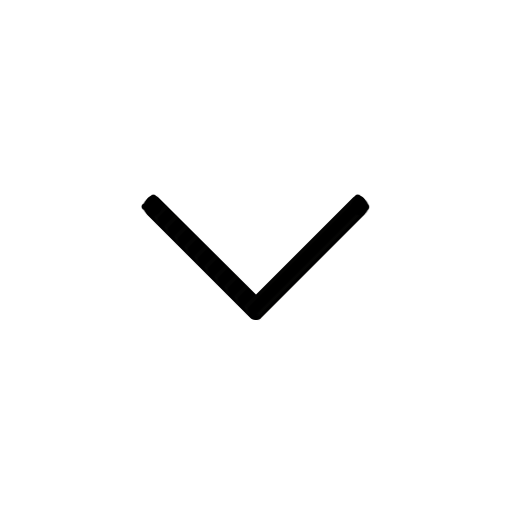
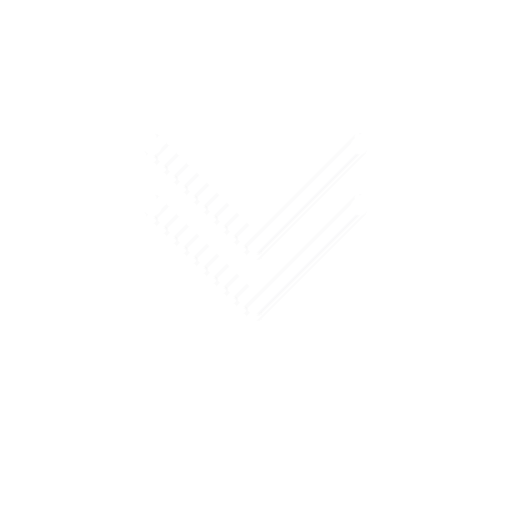
Revision of a layered 512 × 512 image; what changed, layer by layer:
added group "Arrow 2" with 4 layers above "Arrow 1" over [141, 133, 370, 260]
added layer "Layer 1" (1st of 2, in "Arrow 2") in group "Arrow 2" over [145, 133, 366, 156]
added layer "Layer 0 copy 2" (1st of 2, in "Arrow 2") in group "Arrow 2" over [144, 133, 367, 253]
added layer "Layer 0 copy" (1st of 2, in "Arrow 2") in group "Arrow 2" over [144, 135, 367, 255]
added layer "Layer 0" (1st of 2, in "Arrow 2") in group "Arrow 2" over [144, 140, 367, 260]
added group "Arrow 1" with 4 layers over [141, 194, 370, 321]
moved "Layer 1" (2nd of 2, in "Arrow 1") into group "Arrow 1" over [141, 194, 370, 217]
moved "Layer 0 copy 2" (2nd of 2, in "Arrow 1") into group "Arrow 1" over [144, 194, 367, 314]
moved "Layer 0 copy" (2nd of 2, in "Arrow 1") into group "Arrow 1" over [144, 196, 367, 316]
moved "Layer 0" (2nd of 2, in "Arrow 1") into group "Arrow 1" over [144, 201, 367, 321]
